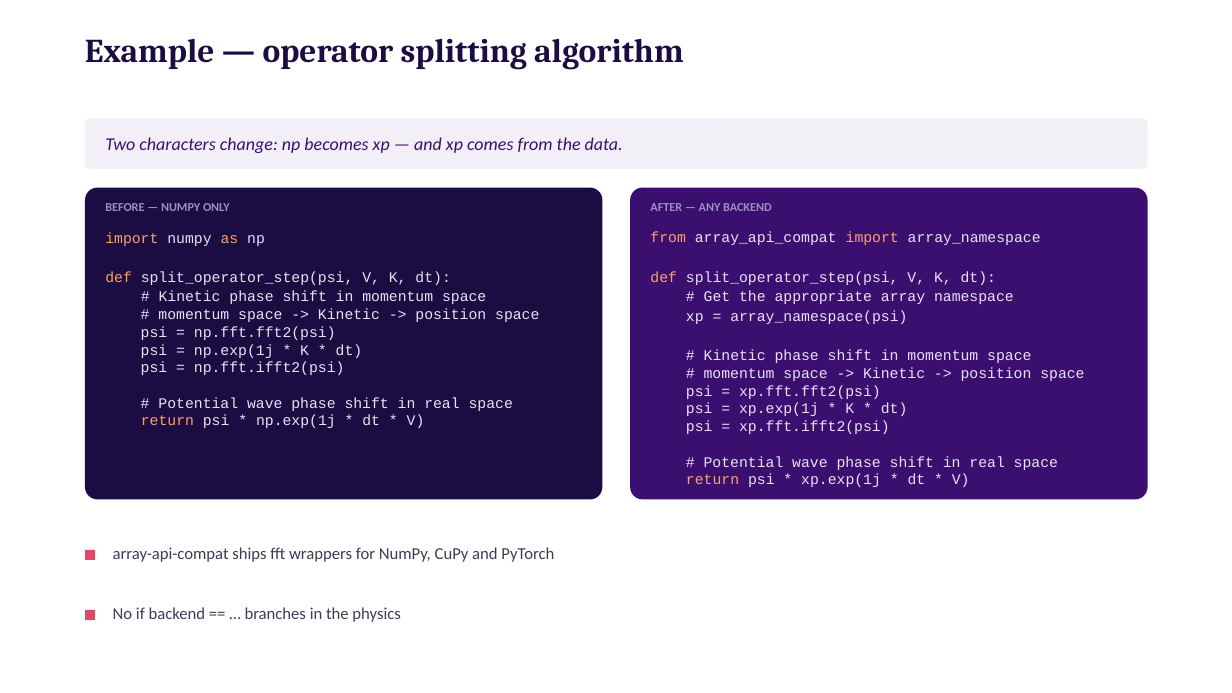
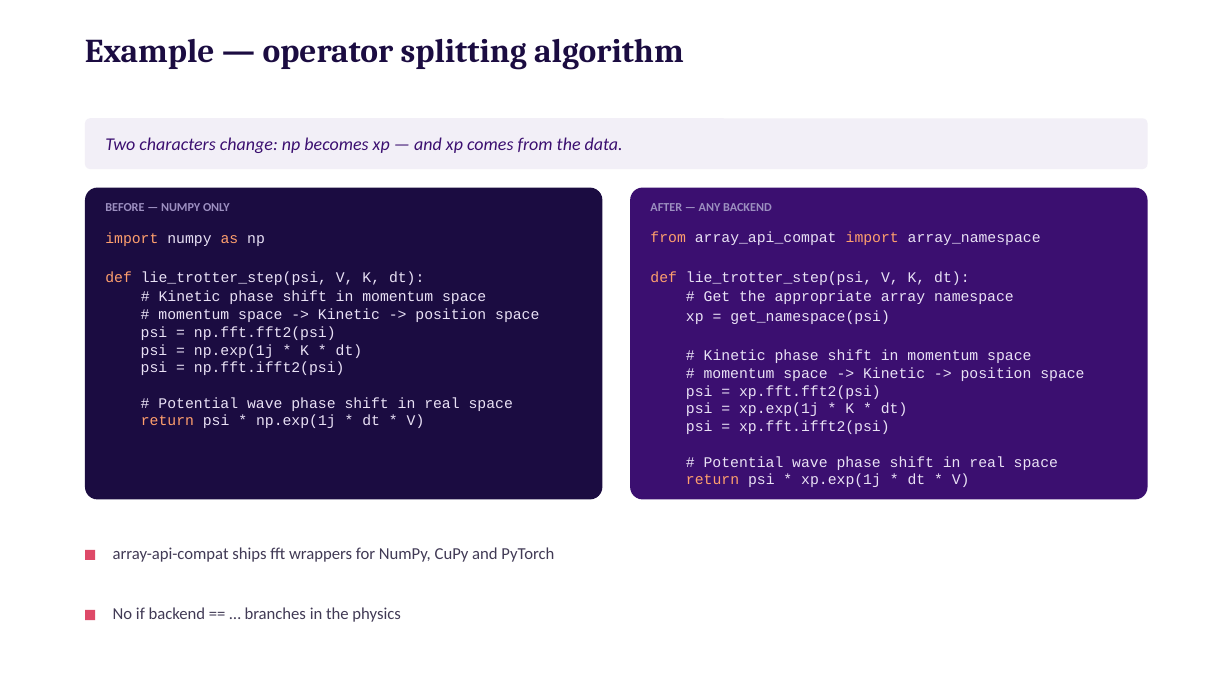
Before and after one commit to bryceshirley/quantum-oscillator, a slide deck: slide 21 of toolbox_talk.pptx. Drawn at 1232x693 pixels with LibreOffice and Linux fonts; fonts in the diff are those of the drawing. Boxes give left, top, right and bottom in pixels: in the first picture for what was removed or moved away, otherwise in the second. Text is boxed around its words. In the diff, an @@ line names an element or a change of style, - is before the commit and + after.

```diff
--- a/toolbox_talk.pptx
+++ b/toolbox_talk.pptx
@@ text at <box>105,271,424,285</box>: text changed @@
-def split_operator_step(psi, V, K, dt):
+def lie_trotter_step(psi, V, K, dt):
@@ text at <box>650,271,969,285</box>: text changed @@
-def split_operator_step(psi, V, K, dt):
+def lie_trotter_step(psi, V, K, dt):
@@ text at <box>686,310,890,324</box>: text changed @@
-xp = array_namespace(psi)
+xp = get_namespace(psi)
```
Also in this commit, not shown: 10 other slides changed, 1 slide removed, 1 other file.
